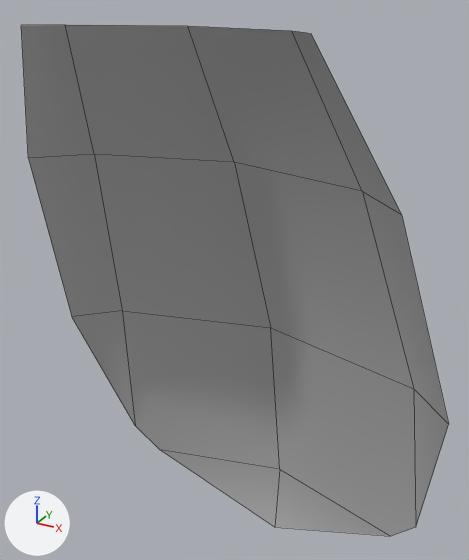
Two versions of the FBX model Environment/Scene_props/scenes/Asset_breakable_vase_04.fbx, one commit apart.
One viewpoint serves both versions: a 50 mm camera at (0.692, -1.153, 1.234) aimed at (0.147, -0.16, 0.738). Arrows for +X, +Y and +Z are at lower left; the lights stay in place. Mesh edges are drawn as thin lines. Where no turn or scale is listed for an object, it has been applied to the vertices.

Script lines for the objects in view, before the commit:
```python
me_mesh = bpy.data.meshes.new('Mesh')
me_mesh.from_pydata(...)  # 21 vertices, 14 faces; spans x -0.4..0.4, y -0.435..0.019, z 0.0..1.195
me_mesh.materials.append(mat_lambert1)  # grey #bcbcbc
ob_asset_breakable_vase_04 = bpy.data.objects.new('Asset_breakable_vase_04', me_mesh)
ob_asset_breakable_vase_04.location = (0.175, 0.0, 0.0)
```
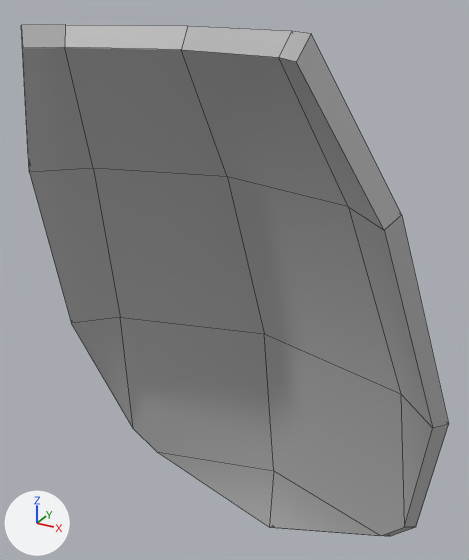
Commit message: vase tout bien

Changed parts and their boxes (x1, y1, x2, y2) in the pictures (469 x 560 px):
part 1 of me_mesh, added
    after: (21, 25, 449, 536)

The change, as a diff of the scene's bpy script:
```diff
--- a/Environment/Scene_props/scenes/Asset_breakable_vase_04.fbx.py
+++ b/Environment/Scene_props/scenes/Asset_breakable_vase_04.fbx.py
@@ me_mesh @@
 # used by ob_asset_breakable_vase_04; location = (0.175, 0.0, 0.0)
-me_mesh.from_pydata(...)  # 21 vertices, 14 faces; spans x -0.4..0.4, y -0.435..0.019, z 0.0..1.195
+me_mesh.from_pydata(...)  # 42 vertices, 42 faces; spans x -0.4..0.4, y -0.448..0.019, z 0.0..1.195
+# me_mesh part 1
+# 21 vertices are added at x -0.381..0.381, y -0.448..-0.016, z 0.029..1.165
+# 28 new faces join them
 me_mesh.materials.append(mat_lambert1)
```
